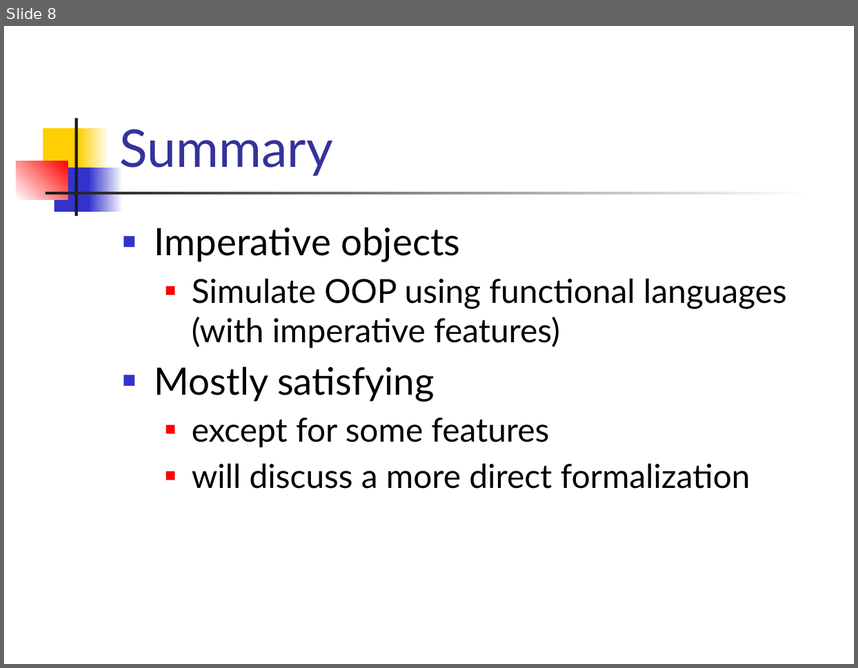
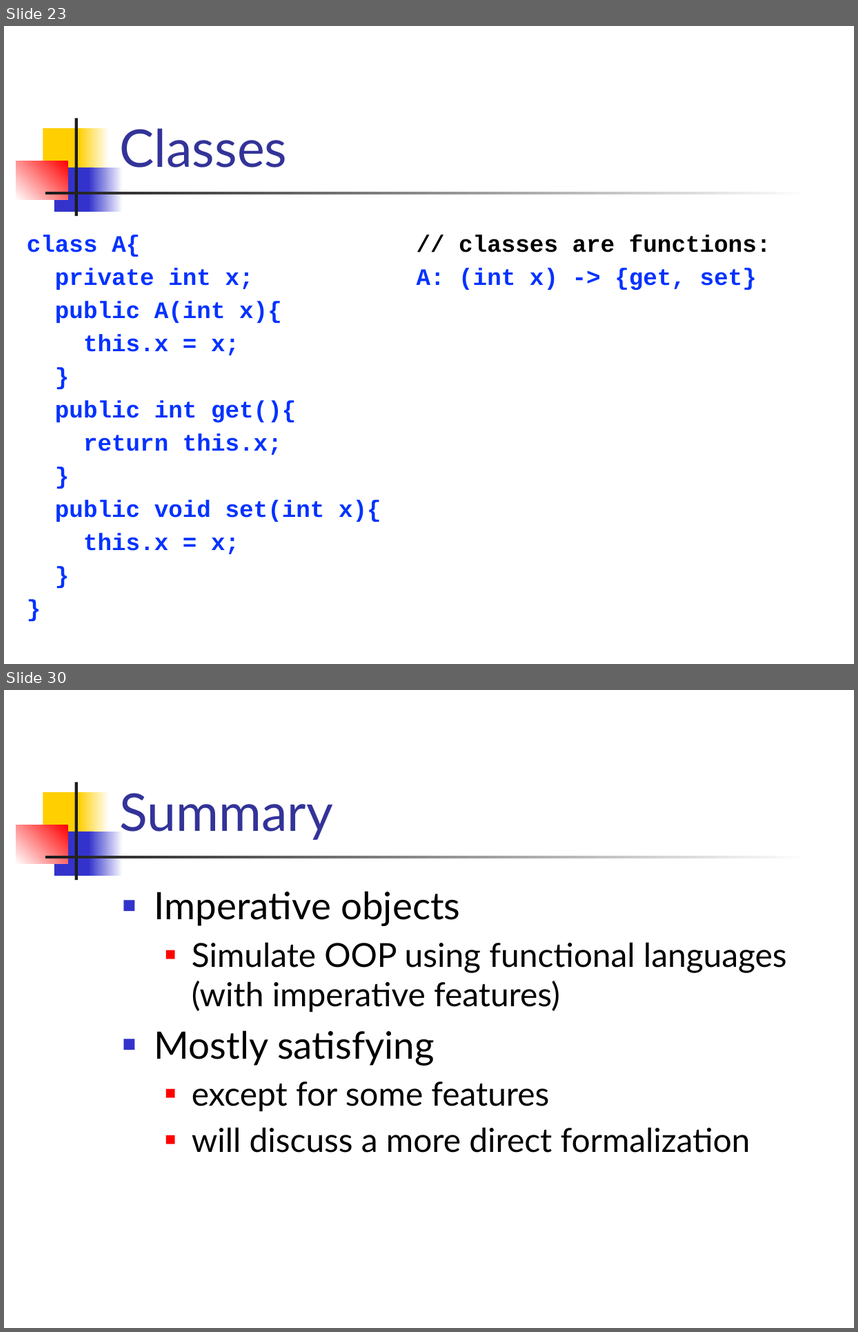
Before and after one commit to csslab-ustc/csslab-ustc.github.io, a slide deck: courses/popl/slides/lec15-imperative-objects.pptx. Shown one above the other, each under a label of ours: slide 8 before the commit, slides 23 and 30 after it; the slides between them are not shown. The pictures are 858x668 and 858x1332 pixels, drawn with LibreOffice and Linux fonts; fonts in the diff are those of the drawing. Boxes give left, top, right and bottom in pixels: in the first picture for what was removed or moved away, otherwise in the second. Text is boxed around its words. In the diff, an @@ line names an element or a change of style, - is before the commit and + after.

```diff
--- a/courses/popl/slides/lec15-imperative-objects.pptx
+++ b/courses/popl/slides/lec15-imperative-objects.pptx
@@ slide 23 added at bbox=[4, 26, 854, 664], background #FFFFFF; not listed: 7 template elements that a slide beside it also shows @@
@@ title added at bbox=[119, 128, 287, 167], 44 pt, text #333399 @@
+Classes
@@ text added at bbox=[27, 234, 381, 554], 20 pt, text #0432FF, bold @@
+class A{
+private int x;
+public A(int x){
+this.x = x;
+}
+public int get(){
+return this.x;
+}
+public void set(int x){
+this.x = x;
+}
+}
@@ text added at bbox=[417, 234, 771, 290], 20 pt, text #000000, bold @@
+// classes are functions:
+A: (int x) -> {get, set}
@@ what was slide 8 is now slide 30 @@
```
Also in this commit, not shown: 3 slides changed, 23 other slides added, 2 slides removed, 2 other files.
